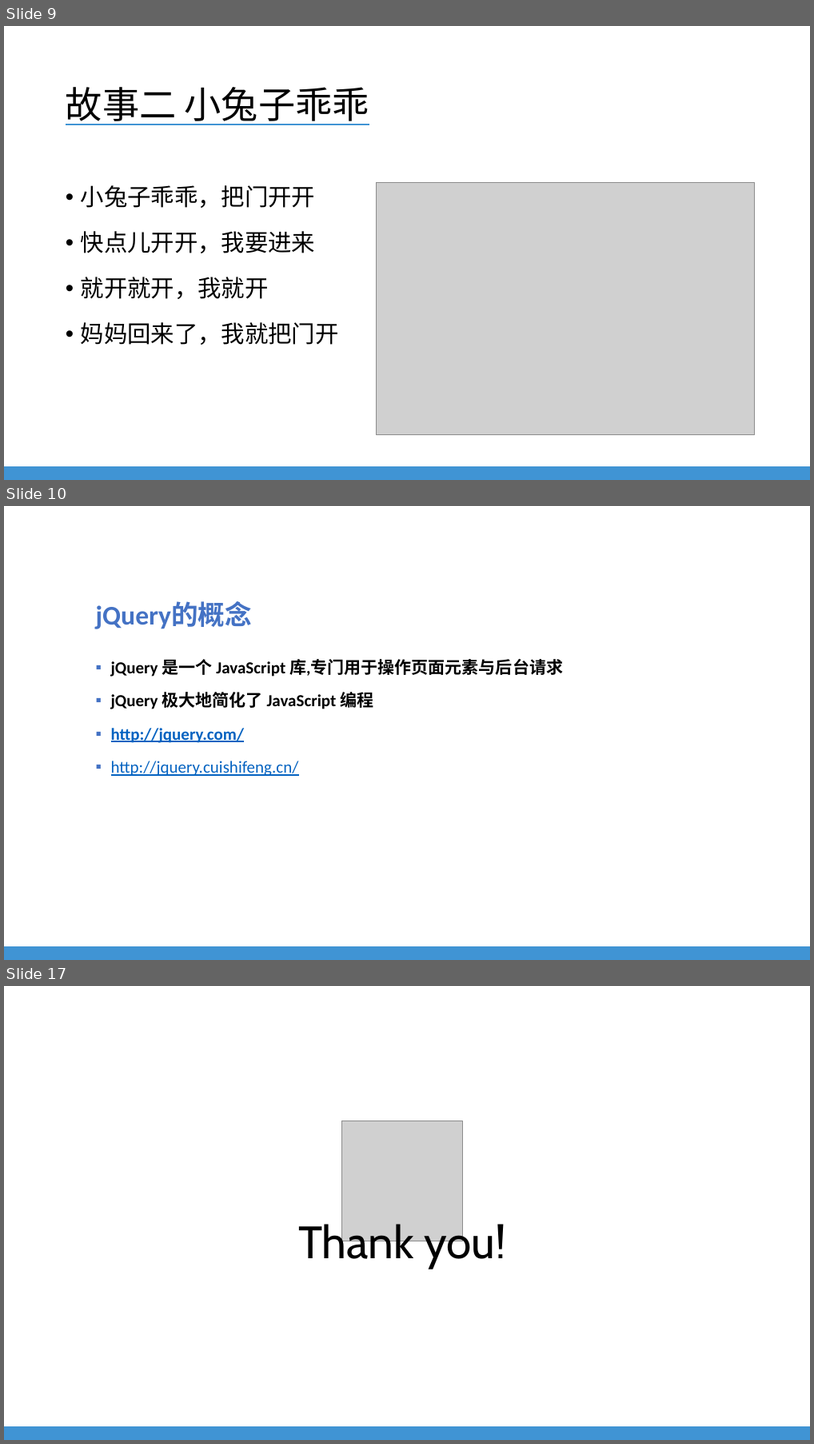
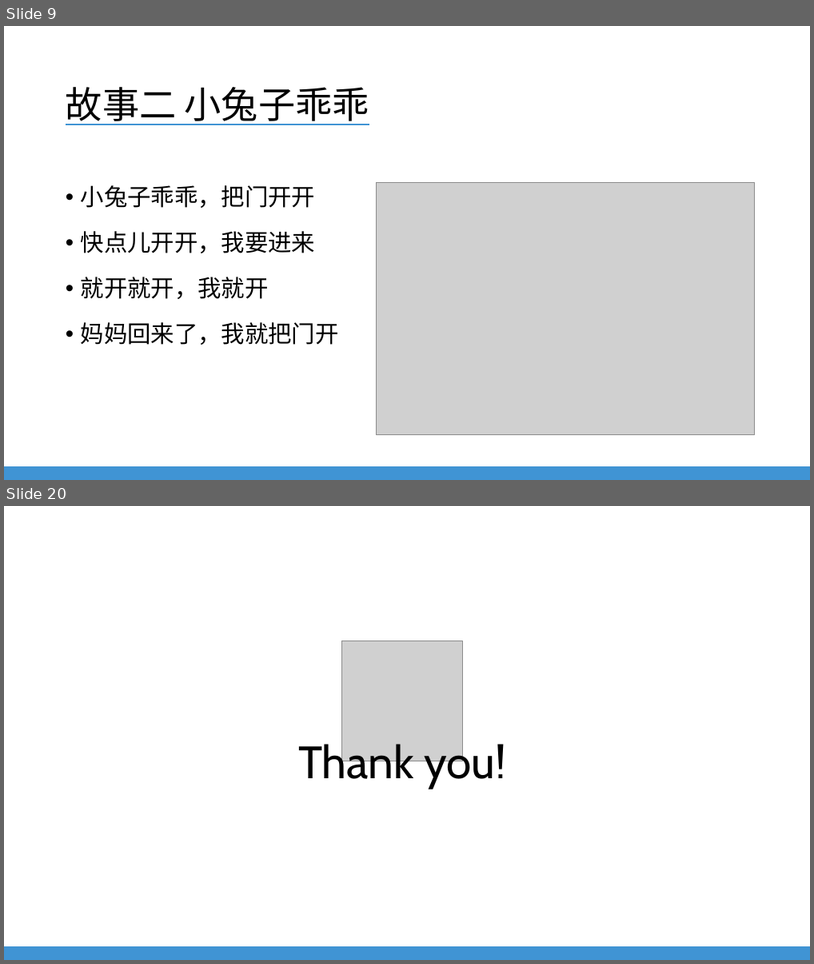
Before and after one commit to EverDoc/NLU, a slide deck: NLU Training - Javascript For QA.pptx. Shown one above the other, each under a label of ours: slides 9, 10 and 17 before the commit, slides 9 and 20 after it; the slides between them are not shown. The pictures are 814x1444 and 814x964 pixels, drawn with LibreOffice and Linux fonts; fonts in the diff are those of the drawing; grey boxes stand for pictures; background and template pictures are left out. Boxes give left, top, right and bottom in pixels: in the first picture for what was removed or moved away, otherwise in the second. Text is boxed around its words. In the diff, an @@ line names an element or a change of style, - is before the commit and + after.

```diff
--- a/NLU Training - Javascript For QA.pptx
+++ b/NLU Training - Javascript For QA.pptx
@@ slide 10 removed at (x1=4, y1=506, x2=810, y2=960), background #FFFFFF; not listed: 1 template element that a slide beside it also shows @@
@@ text removed at (x1=96, y1=602, x2=253, y2=629) @@
-jQuery的概念
@@ text removed at (x1=111, y1=659, x2=563, y2=776) @@
-▪ jQuery 是一个 JavaScript 库,专门用于操作页面元素与后台请求
-▪ jQuery 极大地简化了 JavaScript 编程
-▪ http://jquery.com/
-▪ http://jquery.cuishifeng.cn/
@@ what was slide 17 is now slide 20 @@
```
Also in this commit, not shown: 10 slides added, 6 other slides removed.
